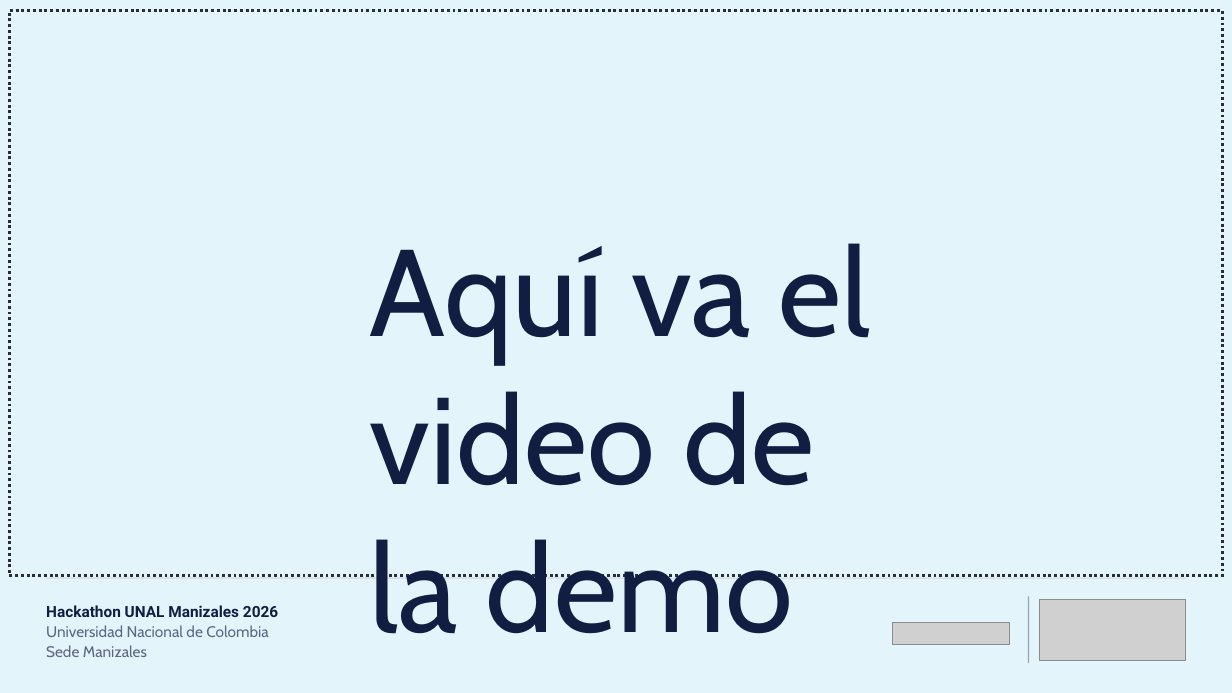
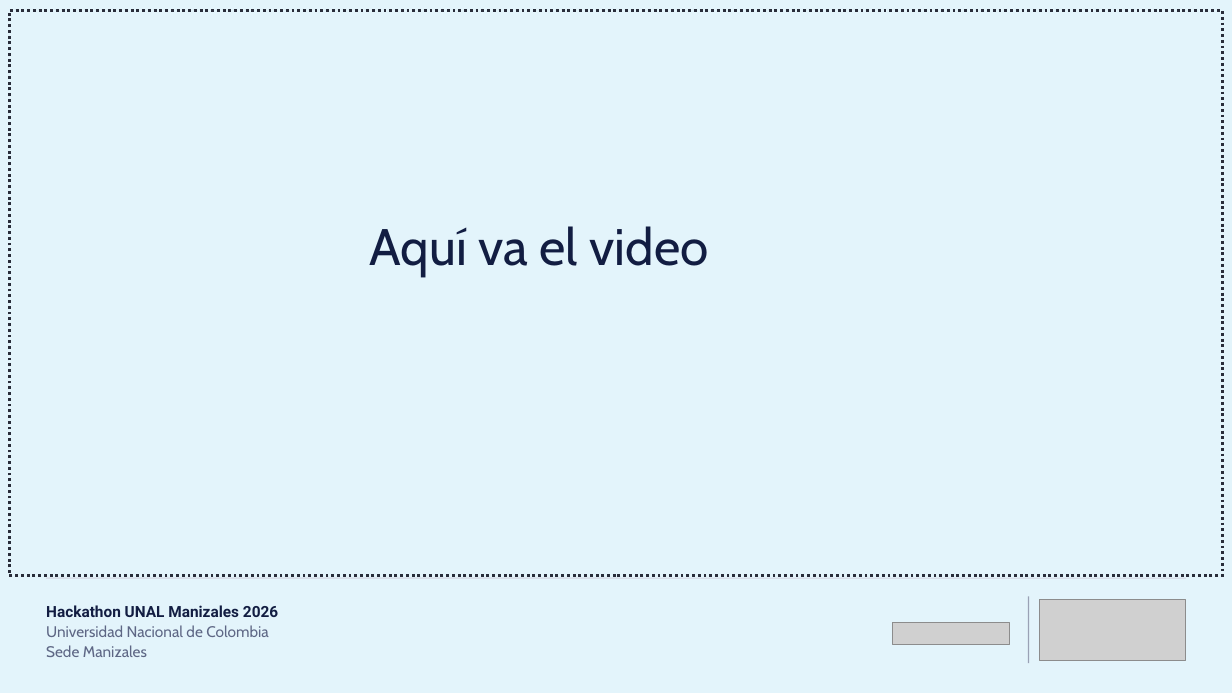
Before and after one commit to cmorregof/despachoX, a slide deck: slide 4 of pitch/Convite_pitch_semifinal.pptx. Drawn at 1232x693 pixels with LibreOffice and Linux fonts; fonts in the diff are those of the drawing; grey boxes stand for pictures. Boxes give left, top, right and bottom in pixels: in the first picture for what was removed or moved away, otherwise in the second. Text is boxed around its words. In the diff, an @@ line names an element or a change of style, - is before the commit and + after.

```diff
--- a/pitch/Convite_pitch_semifinal.pptx
+++ b/pitch/Convite_pitch_semifinal.pptx
@@ text at [370,226,709,276]: text changed; size 96 to 40 pt @@
-Aquí va el video de la demo
+Aquí va el video
```
Also in this commit, not shown: 1 other file.
